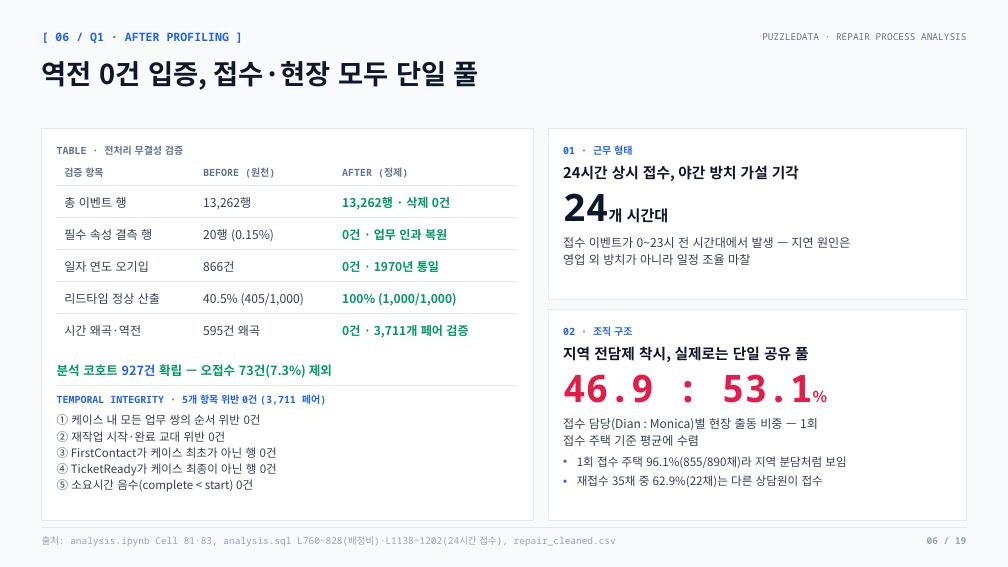
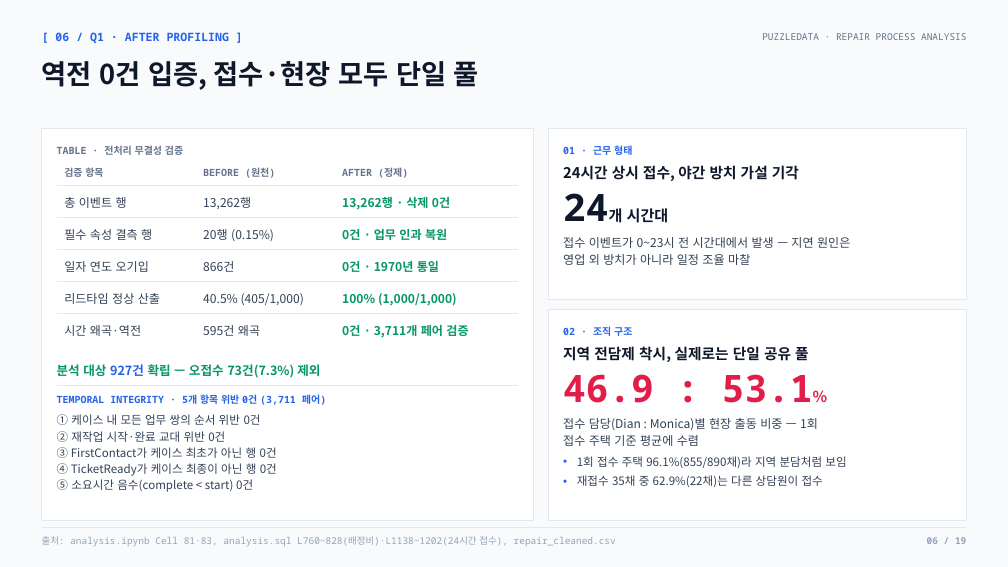
Before and after one commit to nus1245/puzzle_data, a slide deck: slide 6 of outputs/pptx/puzzledata_repair_report.pptx. Drawn at 1008x567 pixels with LibreOffice and Linux fonts; fonts in the diff are those of the drawing. Boxes give left, top, right and bottom in pixels: in the first picture for what was removed or moved away, otherwise in the second. Text is boxed around its words. In the diff, an @@ line names an element or a change of style, - is before the commit and + after.

```diff
--- a/outputs/pptx/puzzledata_repair_report.pptx
+++ b/outputs/pptx/puzzledata_repair_report.pptx
@@ text at (57,364,320,378): text changed @@
-분석 코호트 927건 확립 — 오접수 73건(7.3%) 제외
+분석 대상 927건 확립 — 오접수 73건(7.3%) 제외
```
Also in this commit, not shown: 4 other slides changed, 4 other files.
